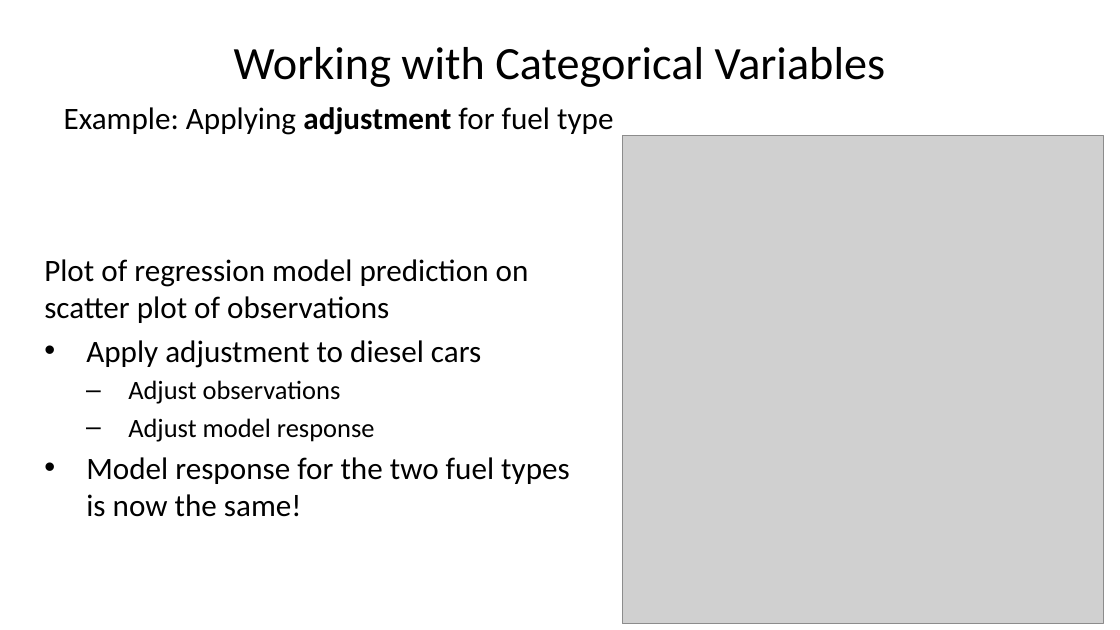
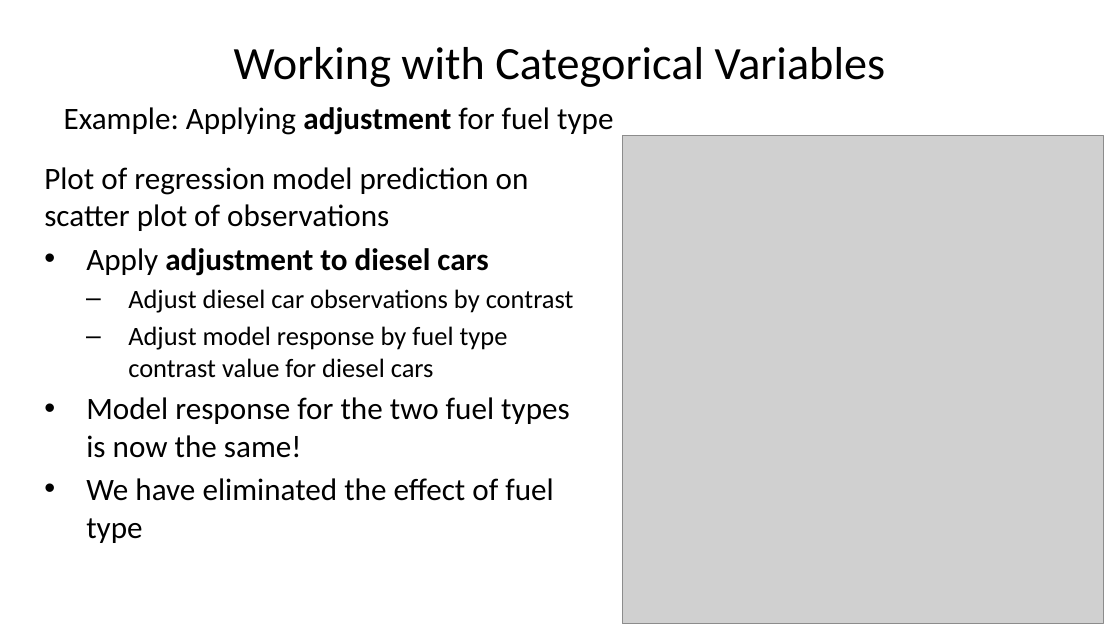
Before and after one commit to StephenElston/CSCI-E-83, a slide deck: slide 20 of LectureSlides/09_GeneralizingTheLinearModel.pptx (slide 17 before the commit). Drawn at 1120x630 pixels with LibreOffice and Linux fonts; fonts in the diff are those of the drawing; grey boxes stand for pictures. Boxes give left, top, right and bottom in pixels: in the first picture for what was removed or moved away, otherwise in the second. Text is boxed around its words. In the diff, an @@ line names an element or a change of style, - is before the commit and + after.

```diff
--- a/LectureSlides/09_GeneralizingTheLinearModel.pptx
+++ b/LectureSlides/09_GeneralizingTheLinearModel.pptx
@@ text "Plot of regression model prediction ...": place and size @@
-text "Plot of regression model prediction ..." at <box>44,259,570,517</box>
+text "Plot of regression model prediction ..." at <box>44,167,574,543</box>
@@ text at <box>86,248,488,276</box>: bold on in "adjustment to diesel cars" @@
@@ text at <box>128,289,574,378</box>: text changed @@
-  – Adjust observations
-  – Adjust model response
+  – Adjust diesel car observations by contrast
+  – Adjust model response by fuel type contrast value for diesel cars
@@ text at <box>86,478,553,543</box>: paragraph added @@
+• We have eliminated the effect of fuel type
```
Also in this commit, not shown: 13 other slides changed, 5 slides added, 2 slides removed.
